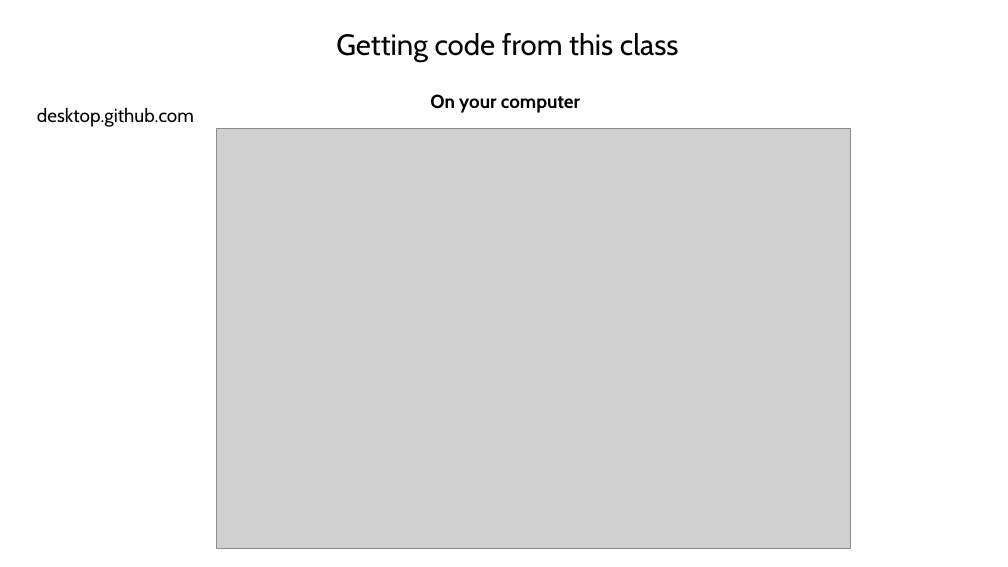
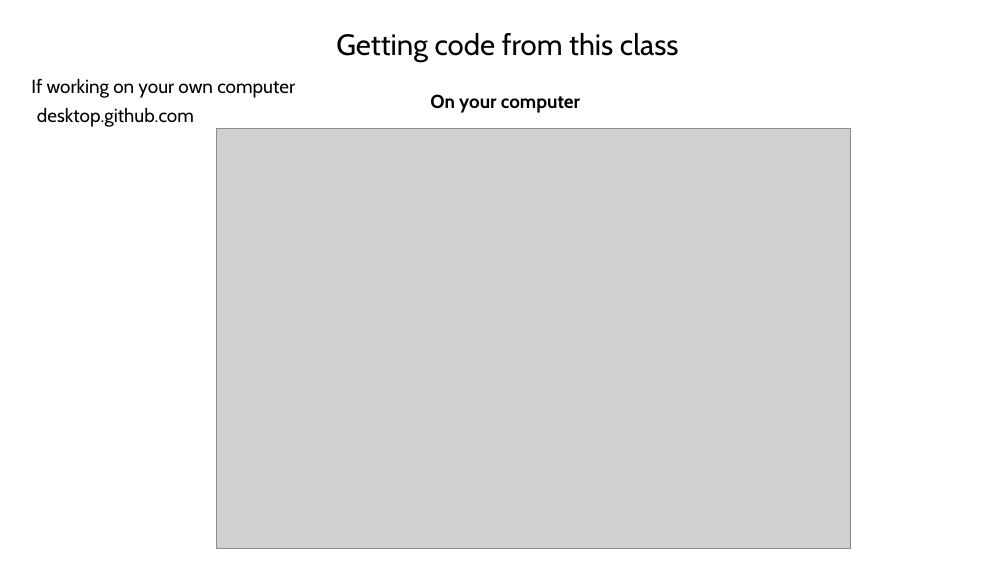
Before and after one commit to jraab/GNET749_RNAseq, a slide deck: slide 9 of lectures/2025_GNET749_Lecture1.pptx (slide 11 before the commit). Drawn at 1008x567 pixels with LibreOffice and Linux fonts; fonts in the diff are those of the drawing; grey boxes stand for pictures. Boxes give left, top, right and bottom in pixels: in the first picture for what was removed or moved away, otherwise in the second. Text is boxed around its words. In the diff, an @@ line names an element or a change of style, - is before the commit and + after.

```diff
--- a/lectures/2025_GNET749_Lecture1.pptx
+++ b/lectures/2025_GNET749_Lecture1.pptx
@@ text added at <box>31,78,295,98</box>, 18 pt, text #000000 @@
+If working on your own computer
```
Also in this commit, not shown: 12 other slides changed, 3 slides added, 1 slide removed, 1 other file.
